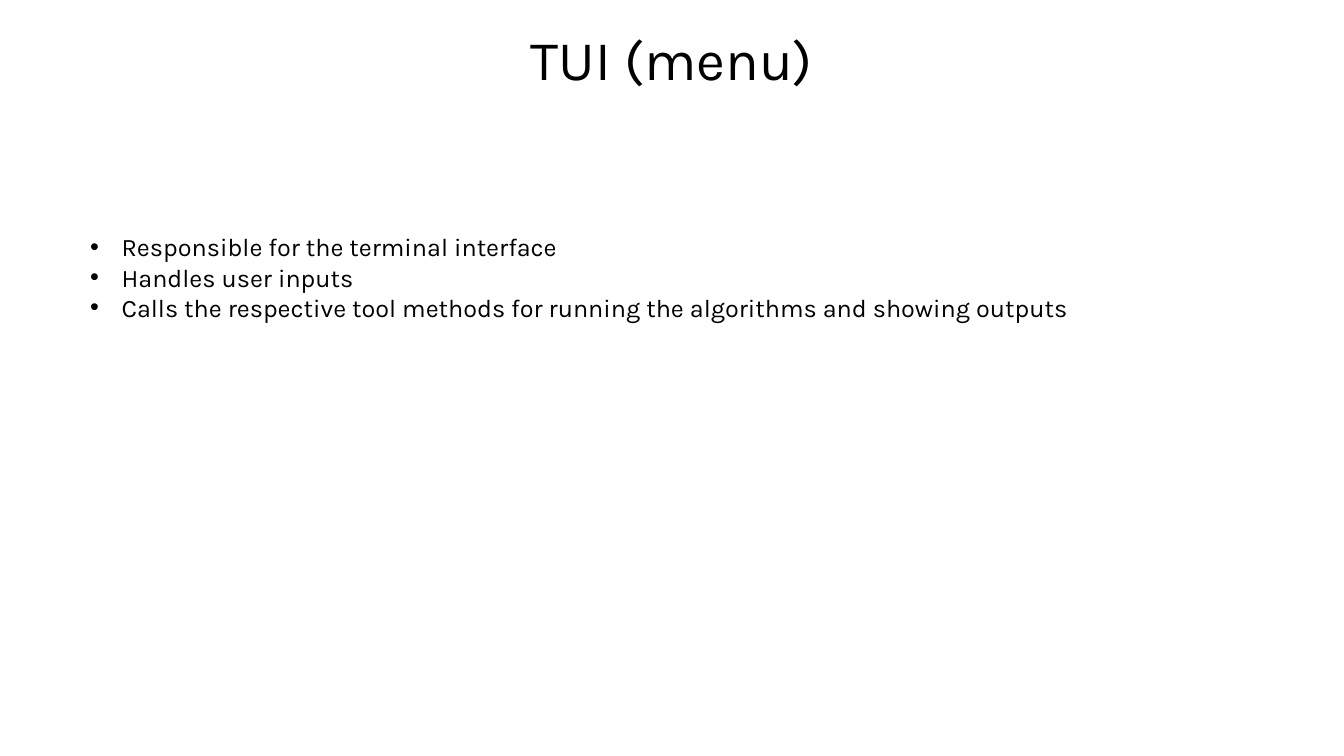
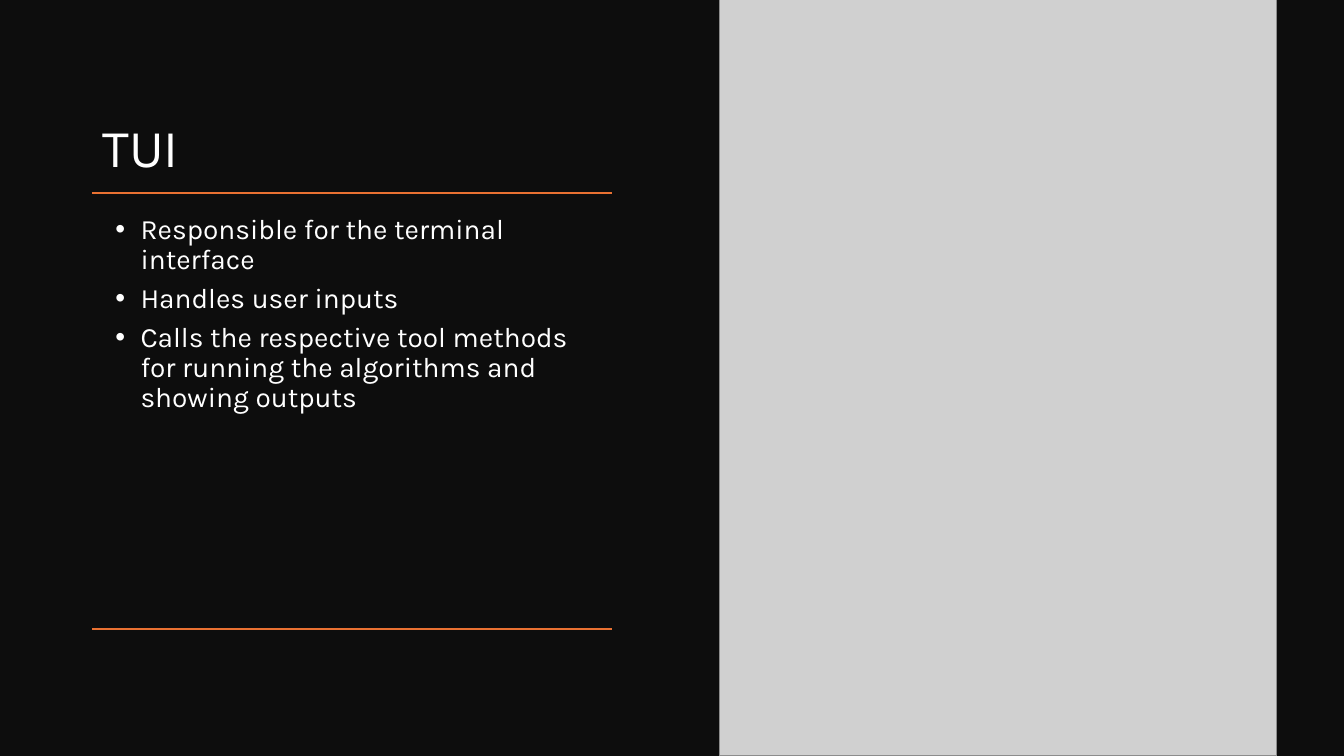
Before and after one commit to Tiago-Su/DA-s-project-1, a slide deck: slide 6 of Presentation.pptx. Drawn at 1344x756 pixels with LibreOffice and Linux fonts; fonts in the diff are those of the drawing; grey boxes stand for pictures. Boxes give left, top, right and bottom in pixels: in the first picture for what was removed or moved away, otherwise in the second. Text is boxed around its words. In the diff, an @@ line names an element or a change of style, - is before the commit and + after.

```diff
--- a/Presentation.pptx
+++ b/Presentation.pptx
@@ rectangle added at <box>0,0,1344,756</box>, fill #0D0D0D @@
@@ picture added at <box>720,0,1277,756</box> @@
@@ title at <box>102,133,178,168</box>: text changed; size 40 to 38 pt; text colour #000000 to #FFFFFF @@
-TUI (menu)
+TUI
@@ line added from (612, 193) to (92, 193), #E97132 1 pt @@
@@ text "Responsible for the terminal interface": place and size @@
-text "Responsible for the terminal interface" at <box>122,238,1067,323</box>
+text "Responsible for the terminal interface" at <box>141,219,568,414</box>
@@ text "Responsible for the terminal interface" at <box>141,219,568,414</box>: size 18 to 20 pt, text colour #000000 to #FFFFFF; indent changed; line spacing 1 to 0.9; more space between paragraphs @@
@@ line added from (612, 629) to (92, 629), #E97132 1 pt @@
```
Also in this commit, not shown: 3 other slides changed, 1 slide added, 1 other file.
